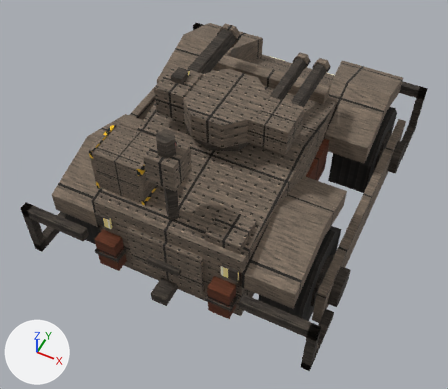
An edit to the glTF model art/models/prairie_dog.glb, drawn before and after from the same camera.
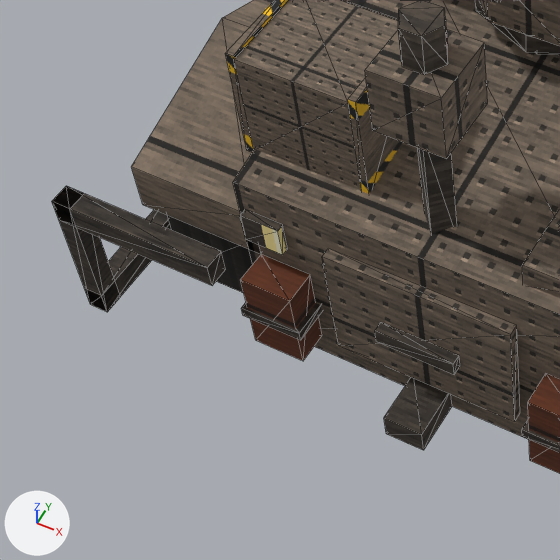
The first picture shows the older version from a camera (50 mm lens) standing at (36.5, -81.4, 102.3) and looking at (0.8, -10.1, 13.1). The close-ups show the older and then the newer version on the part from 0% to 49% of the width and 33% to 90% of the height of that picture. Only the edits that show in the close-ups are written down. The lights are fixed; the arrows at lower left show +X, +Y and +Z. The close-ups show mesh edges as thin lines. Where no turn or scale is listed for an object, it has been applied to the vertices. Vertices at exactly the same position are counted once.

Objects in the first close-up: 'arch.002', 'bar.003', 'bar.004', 'bar.005', 'body', 'hitch', 'jerry_can', 'mast_light', 'rack', 'rack_rail.001', 'rear_hatch', 'sensor_head', 'turret' and 12 more.
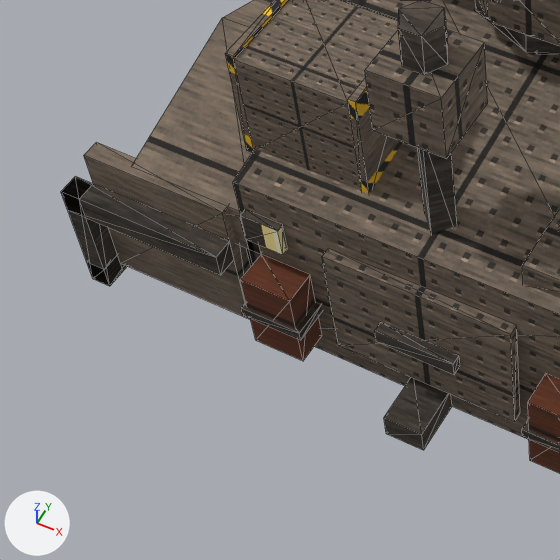
Location of each change, [x1, y1, x2, y2] in pixels of the close-ups (560 x 560 px):
'apron.002', added (brown): after [84, 142, 251, 319]
'bar.005', moved: before [52, 186, 226, 286]; after [61, 177, 234, 275]
'bar.004', moved, rescaled (9% narrower, 13% shorter): before [52, 186, 120, 312]; after [61, 176, 123, 286]
'bar.003', moved, rescaled: before [84, 210, 171, 311]; after [87, 257, 127, 286]
'wheel.002', unchanged, covered by the edit: before [167, 215, 253, 293]; after [247, 249, 253, 266]

The edits, one by one:
me_bar_003 is used by ob_bar_003; location (0.0, 0.0, 0.0).
me_bar_003 had 8 vertices, 12 faces and spanned x -28.2..-26.6, y -33.2..-22.0, z 6.0..8.0.
me_bar_003 now has 8 vertices, 12 faces and spans x -28.2..-26.6, y -32.2..-22.0, z 8.0..10.0.
me_bar_003 part 1: the whole mesh is scaled about its middle by (1, 0.911, 1), then moved by (0.0, 0.5, 2.0).
me_bar_004 is used by ob_bar_004; location (0.0, 0.0, 0.0).
me_bar_004 had 8 vertices, 12 faces and spanned x -28.2..-26.6, y -33.2..-31.6, z 6.0..18.0.
me_bar_004 now has 8 vertices, 12 faces and spans x -28.2..-26.6, y -32.2..-30.6, z 8.0..18.0.
me_bar_004 part 2: the whole mesh is scaled about its middle by (1, 1, 0.833), then moved by (0.0, 1.0, 1.0).
me_bar_005 is used by ob_bar_005; location (0.0, 0.0, 0.0).
me_bar_005 had 8 vertices, 12 faces and spanned x -28.2..-15.0, y -33.2..-31.6, z 16.0..18.0.
me_bar_005 now has 8 vertices, 12 faces and spans x -28.2..-15.0, y -32.2..-30.6, z 16.0..18.0.
me_bar_005 part 3: the whole mesh is moved by (0.0, 1.0, 0.0).
Mesh me_apron_002 is new.
It is a box spanning x -26.6..-15.0, y -30.6..-29.2, z 9.0..21.0.
It uses material mat_steel_plate (picture img_plate).
Object 'apron.002' (ob_apron_002) is new; it shows me_apron_002.
Its location is (0.0, 0.0, 0.0).
